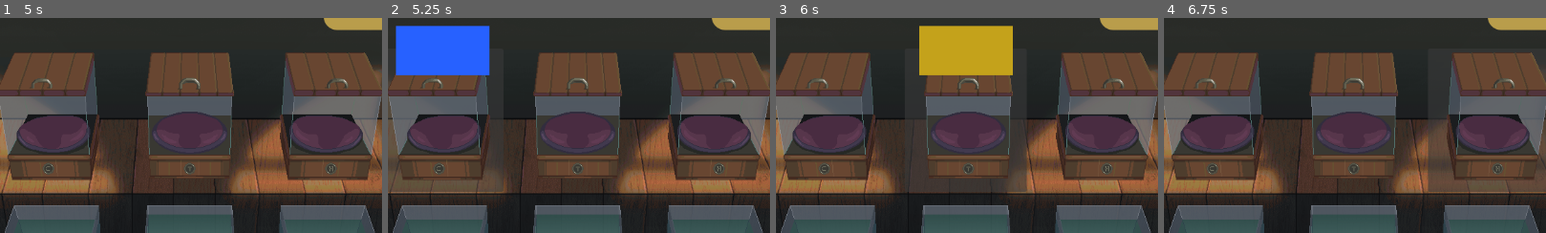
Above: before the commit, frames 1-4 (left to right).
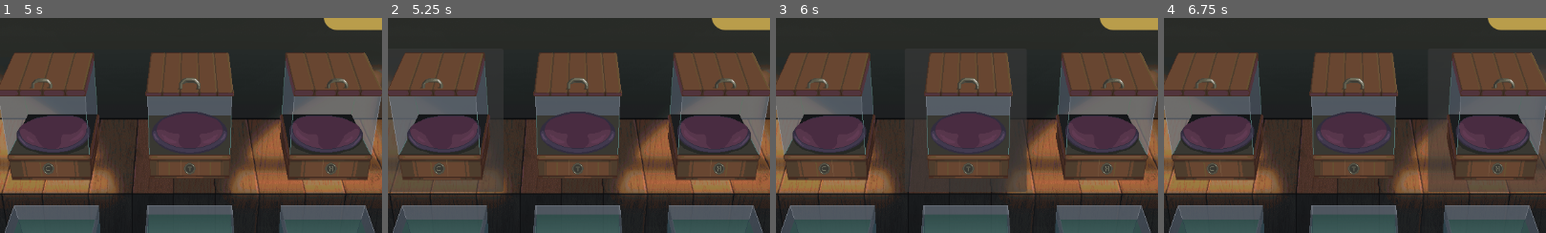
Above: after the commit, the same moments.

Repository: FrostyEmby/cafe-dot-secret-ingredient
Game: Godot game, scene res://scenes/main_menu.tscn
Same seed, same stepped clock (60 frames per second), same inputs: the game is played once before the commit and once after it. Sound files missing from this copy of the repository are replaced by a short silence.
Inputs (mouse positions are % of the whole screen's width and height, from its top left):
- Up to frame 1 (5 s): click "Play" at 0.5 s; click (34, 51) at 1.27 s; click (56, 68) at 2 s; click (59, 76) at 2.75 s; click (72, 6) at 3.5 s; click (79, 6) at 4.25 s
- Up to frame 2 (5.25 s): click (34, 33) at 5 s
- Up to frame 3 (6 s): click (52, 33) at 5.75 s
- Up to frame 4 (6.75 s): click (70, 33) at 6.5 s
The pictures show only the part of the screen within x 27-77%, y 10-60%; the shares and areas given below are measured in that part.

Frame 1 is identical in both runs. In frame 2, 5.7% of the frame differs, in the area x 2-27%, y 3-27%; in frame 3, 5.7%; in frame 4, nothing differs.

Commit message:
imports and incubator visual improvements

Diff:
--- a/scenes/incubators.tscn
+++ b/scenes/incubators.tscn
@@ -3,7 +3,6 @@
 [ext_resource type="Script" uid="uid://d2cc114ybxrb1" path="res://scripts/incubators.gd" id="1_h5h8x"]
 [ext_resource type="Texture2D" uid="uid://c6s3pal1uk2xh" path="res://art/final props/incubators/dry cold incubator empty.png" id="2_1f0hf"]
 [ext_resource type="Script" uid="uid://twclfrnswwp7" path="res://scripts/hatchery.gd" id="2_h5h8x"]
-[ext_resource type="Theme" uid="uid://4vrmlk1raavy" path="res://resources/theme.tres" id="4_4f4c5"]
 [ext_resource type="PackedScene" uid="uid://ctuxvuxm5oh0r" path="res://scenes/egg.tscn" id="4_oys6p"]
 [ext_resource type="Texture2D" uid="uid://b0eucqyuyd6ie" path="res://art/final props/incubators/dry incubator empty.png" id="5_4f4c5"]
 [ext_resource type="Texture2D" uid="uid://dvb27opx468ci" path="res://art/final props/incubators/dry hot incubator empty.png" id="6_jet3j"]
@@ -56,16 +55,6 @@
 script = ExtResource("2_h5h8x")
 metadata/_custom_type_script = "uid://twclfrnswwp7"
 
-[node name="Popup" type="ColorRect" parent="MarginContainer/GridContainer/Cold_Dry" unique_id=1687320984]
-visible = false
-layout_mode = 0
-offset_left = 22.0
-offset_top = -34.0
-offset_right = 163.0
-offset_bottom = 40.0
-theme = ExtResource("4_4f4c5")
-color = Color(0.15422586, 0.37962234, 0.99992317, 1)
-
 [node name="Egg1" parent="MarginContainer/GridContainer/Cold_Dry" unique_id=1339001775 instance=ExtResource("4_oys6p")]
 layout_mode = 0
 offset_left = 17.0
@@ -95,15 +84,6 @@
 script = ExtResource("2_h5h8x")
 metadata/_custom_type_script = "uid://twclfrnswwp7"
 
-[node name="Popup" type="ColorRect" parent="MarginContainer/GridContainer/Temp_Dry" unique_id=1599002782]
-visible = false
-layout_mode = 0
-offset_left = 22.0
-offset_top = -34.0
-offset_right = 163.0
-offset_bottom = 40.0
-color = Color(0.76839674, 0.63514733, 0.10674427, 1)
-
 [node name="Egg1" parent="MarginContainer/GridContainer/Temp_Dry" unique_id=472311000 instance=ExtResource("4_oys6p")]
 layout_mode = 0
 offset_left = 17.0
@@ -133,15 +113,6 @@
 script = ExtResource("2_h5h8x")
 metadata/_custom_type_script = "uid://twclfrnswwp7"
 
-[node name="Popup" type="ColorRect" parent="MarginContainer/GridContainer/Hot_Dry" unique_id=433016864]
-visible = false
-layout_mode = 0
-offset_left = 22.0
-offset_top = -34.0
-offset_right = 163.0
-offset_bottom = 40.0
-color = Color(0.78435475, 0.22341403, 0.25451857, 1)
-
 [node name="Egg1" parent="MarginContainer/GridContainer/Hot_Dry" unique_id=978629486 instance=ExtResource("4_oys6p")]
 layout_mode = 0
 offset_left = 17.0
@@ -181,15 +152,6 @@
 script = ExtResource("2_h5h8x")
 metadata/_custom_type_script = "uid://twclfrnswwp7"
 
-[node name="Popup" type="ColorRect" parent="MarginContainer/GridContainer/Cold_Wet" unique_id=1055045951]
-visible = false
-layout_mode = 0
-offset_left = 22.0
-offset_top = -34.0
-offset_right = 163.0
-offset_bottom = 40.0
-color = Color(0.15422586, 0.37962234, 0.99992317, 1)
-
 [node name="Egg1" parent="MarginContainer/GridContainer/Cold_Wet" unique_id=737917479 instance=ExtResource("4_oys6p")]
 layout_mode = 0
 offset_left = 17.0
@@ -219,15 +181,6 @@
 script = ExtResource("2_h5h8x")
 metadata/_custom_type_script = "uid://twclfrnswwp7"
 
-[node name="Popup" type="ColorRect" parent="MarginContainer/GridContainer/Temp_Wet" unique_id=1747465754]
-visible = false
-layout_mode = 0
-offset_left = 22.0
-offset_top = -34.0
-offset_right = 163.0
-offset_bottom = 40.0
-color = Color(0.76839674, 0.63514733, 0.10674427, 1)
-
 [node name="Egg1" parent="MarginContainer/GridContainer/Temp_Wet" unique_id=1048132361 instance=ExtResource("4_oys6p")]
 layout_mode = 0
 offset_left = 17.0
@@ -256,15 +209,6 @@
 icon = ExtResource("10_jet3j")
 script = ExtResource("2_h5h8x")
 metadata/_custom_type_script = "uid://twclfrnswwp7"
-
-[node name="Popup" type="ColorRect" parent="MarginContainer/GridContainer/Hot_Wet" unique_id=1915154241]
-visible = false
-layout_mode = 0
-offset_left = 22.0
-offset_top = -34.0
-offset_right = 163.0
-offset_bottom = 40.0
-color = Color(0.78435475, 0.22341403, 0.25451857, 1)
 
 [node name="Egg1" parent="MarginContainer/GridContainer/Hot_Wet" unique_id=1022162866 instance=ExtResource("4_oys6p")]
 layout_mode = 0
--- a/scripts/egg.gd
+++ b/scripts/egg.gd
@@ -99,6 +99,7 @@
 	hatch_timer.start(info.species.hatch_time_secs)
 	$Indicator.visible = true
 	info.incubating = true
+	change_visibility(false)
 
 
 func grow_up():
@@ -109,6 +110,8 @@
 
 # Which will it be? Hope your placement was right!
 func _hatch_or_death():
+	change_visibility(true)
+
 	if info.placement != info.species.incubator:
 		print("PLACEMENT IS ", info.placement, " AND SHOULD BE ", info.species.incubator)
 		_dead()
--- a/scripts/hatchery.gd
+++ b/scripts/hatchery.gd
@@ -3,8 +3,8 @@
 
 signal selection(hatchery : Hatchery)
 signal hatch_select(egg : Egg, hatchery : Hatchery)
+
 var save : Save = load("res://resources/save.tres")
-
 
 # adds the placement which determines life or death
 func _place():
@@ -95,11 +95,3 @@
 func _on_egg_3_death(egg: Egg) -> void:
 	egg.reset()
 	save.incubator[self.name.to_lower()][egg.name.to_lower()] = egg.info
-
-
-func _on_mouse_entered() -> void:
-	$Popup.visible = true
-
-
-func _on_mouse_exited() -> void:
-	$Popup.visible = false
Not shown, added: art/title/Title smaller.png.import
Not shown, added: art/title/Title.png.import
Not shown, added: art/title/title book2.png.import
